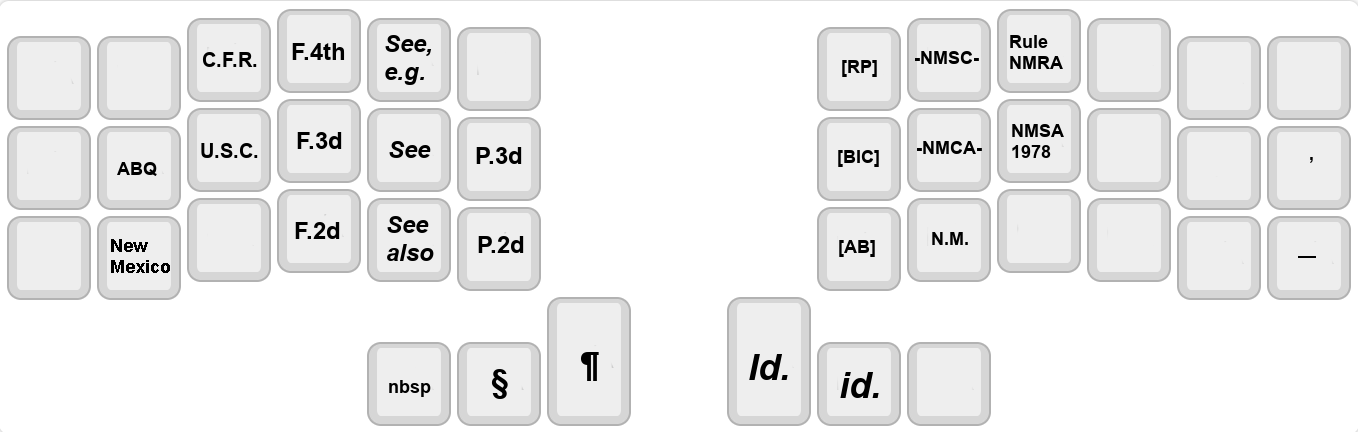
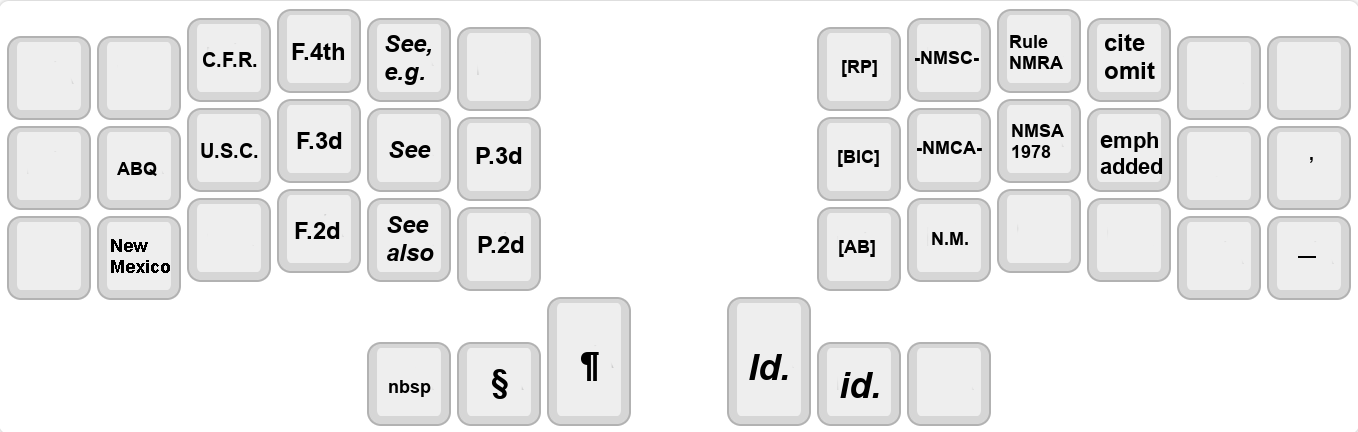
Revision of a layered 1358 × 432 image; what changed, layer by layer:
added layer "emph ..." above "cite ..." over [1100, 132, 1163, 174]
added layer "cite ..." above "U.S.C." over [1105, 34, 1155, 79]
